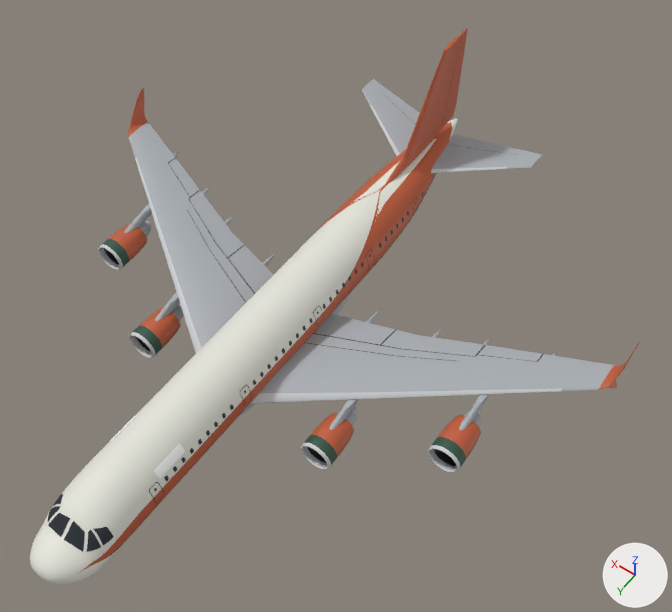
The glTF model public/assets/aeronaves/jaz-120.glb: old version first, new version second.
One viewpoint serves both versions: a camera (50 mm lens) standing at (-36.1, 43.7, 71.7) and looking at (-4.9, 0.1, 3.2). Every picture has the same lights, and +X, +Y and +Z are marked at lower right. The older version comes first. Where no turn or scale is listed for an object, it has been applied to the vertices. Vertices at exactly the same position are counted once.

Before the edit, the objects in view are built like this:
```python
ob_cintura = bpy.data.objects.new('cintura', me_m_cintura)
ob_cintura.location = (0.0, 0.0, 0.0)
ob_deriva = bpy.data.objects.new('deriva', me_deriva)
ob_deriva.location = (0.0, 0.0, 0.0)
ob_flap_fuera_derecha_piel = bpy.data.objects.new('flap-fuera-derecha-piel', me_m_flap_fuera_derecha_piel)
ob_flap_fuera_derecha_piel.location = (0.0, 0.0, 0.0)
ob_motor_0 = bpy.data.objects.new('motor-0', me_motor_0)
ob_motor_0.location = (0.0, 0.0, 0.0)
ob_motor_0_manguito = bpy.data.objects.new('motor-0-manguito', me_motor_0_manguito)
ob_motor_0_manguito.location = (0.0, 0.0, 0.0)
ob_motor_1 = bpy.data.objects.new('motor-1', me_motor_1)
ob_motor_1.location = (0.0, 0.0, 0.0)
ob_motor_1_manguito = bpy.data.objects.new('motor-1-manguito', me_motor_1_manguito)
ob_motor_1_manguito.location = (0.0, 0.0, 0.0)
ob_timon_de_direccion_piel = bpy.data.objects.new('timon-de-direccion-piel', me_m_timon_de_direccion_piel)
ob_timon_de_direccion_piel.location = (0.0, 0.0, 0.0)
# also in view: 'estabilizador' at (0.0, -24.6, 2.3); 'franja-fija' at (0.0, -0.5, -1.0); 'flap-fuera-izquierda-piel' at (-13.6, -3.6, -0.5); 'ala' at (0.0, 0.7, 0.9); 'fuselaje' at (0.0, 2.0, 0.1)
```
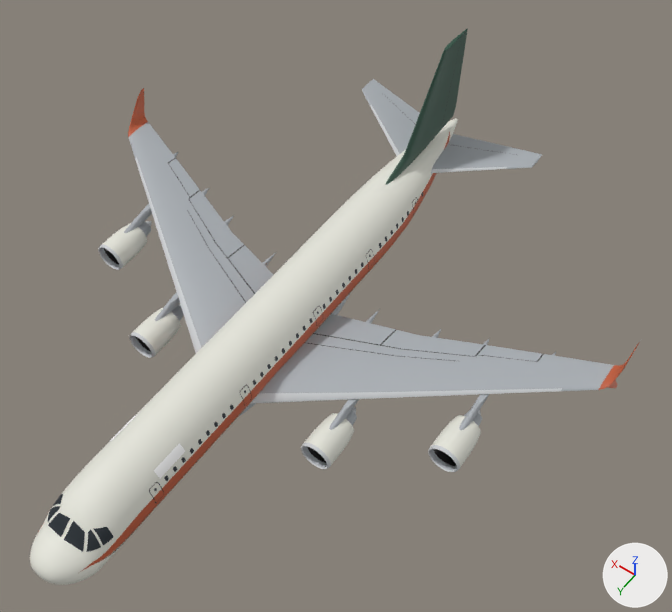
Scene script edits in JSON lines:
```json
{"op": "set", "path": "mat_cola.base_color", "old": "(0.523, 0.107, 0.0397)", "new": "(0.0272, 0.0835, 0.055)", "note": "orange #bf5c38 -> dark green #2e5242"}
{"block": "me_m_cintura", "where": "# used by ob_cintura; location = (0.0, 0.0, 0.0)"}
{"op": "remove", "block": "me_m_cintura", "code": "me_m_cintura.from_pydata(...)  # 2088 vertices, 3664 faces; spans x -3.4..3.4, y -28.8..32.2, z -0.9..3.5"}
{"op": "add", "block": "me_m_cintura", "code": "me_m_cintura.from_pydata(...)  # 1194 vertices, 1904 faces; spans x -3.4..3.4, y -27.5..32.2, z -0.9..2.6"}
{"block": "me_m_cintura", "change": "me_m_cintura part 1: 20 vertices moved within x -3.4..3.4, y 15.3..15.8, z -0.9..0.8; 1826 vertices removed from x -3.4..3.4, y -28.8..26.3, z -0.9..3.5; 932 vertices added at x -3.4..3.4, y -27.5..26.2, z -0.9..2.6"}
{"block": "me_motor_0", "where": "# used by ob_motor_0; location = (0.0, 0.0, 0.0)"}
{"op": "remove", "block": "me_motor_0", "code": "me_motor_0.from_pydata(...)  # 1516 vertices, 3024 faces; spans x -12.2..12.2, y 4.8..11.4, z -4.7..-1.5"}
{"op": "add", "block": "me_motor_0", "code": "me_motor_0.from_pydata(...)  # 1444 vertices, 2880 faces; spans x -12.2..12.2, y 4.8..11.4, z -4.7..-1.5"}
{"block": "me_motor_0", "change": "me_motor_0 part 2: 36 vertices removed from x 9.0..12.2, y 10.1, z -4.7..-1.5"}
{"block": "me_motor_0", "change": "me_motor_0 part 3: 36 vertices removed from x -12.2..-9.0, y 10.1, z -4.7..-1.5"}
{"block": "me_motor_0", "change": "me_motor_0 part 4: 288 faces spanning x -12.2..12.2, y 9.2..9.4, z -4.7..-1.5 switch from mat_capo (orange #bf5c38) to mat_casco (light grey #e3e3d9)"}
{"op": "remove", "block": "me_motor_0", "code": "me_motor_0.materials.append(mat_detalle)  # dark green #2e5242"}
{"block": "me_motor_1", "where": "# used by ob_motor_1; location = (0.0, 0.0, 0.0)"}
{"op": "remove", "block": "me_motor_1", "code": "me_motor_1.from_pydata(...)  # 1516 vertices, 3024 faces; spans x -22.0..22.0, y -1.1..5.5, z -3.7..-0.5"}
{"op": "add", "block": "me_motor_1", "code": "me_motor_1.from_pydata(...)  # 1444 vertices, 2880 faces; spans x -22.0..22.0, y -1.1..5.5, z -3.7..-0.5"}
{"block": "me_motor_1", "change": "me_motor_1 part 5: 36 vertices removed from x 18.8..22.0, y 4.1, z -3.7..-0.5"}
{"block": "me_motor_1", "change": "me_motor_1 part 6: 36 vertices removed from x -22.0..-18.8, y 4.1, z -3.7..-0.5"}
{"block": "me_motor_1", "change": "me_motor_1 part 7: 288 faces spanning x -22.0..22.0, y 3.2..3.5, z -3.7..-0.5 switch from mat_capo (orange #bf5c38) to mat_casco (light grey #e3e3d9)"}
{"op": "remove", "block": "me_motor_1", "code": "me_motor_1.materials.append(mat_detalle)  # dark green #2e5242"}
{"block": "me_motor_0_manguito", "where": "me_motor_0_manguito.from_pydata(...)  # 504 vertices, 1008 faces; spans x -12.2..12.2, y 7.1..9.2, z -4.7..-1.5"}
{"block": "me_motor_0_manguito", "where": "# used by ob_motor_0_manguito; location = (0.0, 0.0, 0.0)"}
{"block": "me_motor_0_manguito", "change": "me_motor_0_manguito part 8: all 576 faces that had it switch from mat_capo (orange #bf5c38) to mat_casco (light grey #e3e3d9)"}
{"block": "me_motor_1_manguito", "where": "me_motor_1_manguito.from_pydata(...)  # 504 vertices, 1008 faces; spans x -22.0..22.0, y 1.1..3.2, z -3.7..-0.5"}
{"block": "me_motor_1_manguito", "where": "# used by ob_motor_1_manguito; location = (0.0, 0.0, 0.0)"}
{"block": "me_motor_1_manguito", "change": "me_motor_1_manguito part 9: all 576 faces that had it switch from mat_capo (orange #bf5c38) to mat_casco (light grey #e3e3d9)"}
```

Location of each change, [x1, y1, x2, y2] in pixels of the pictures (672 x 612 px; the box of a moved part takes in the faces that stretch with it):
```json
{"object": "cintura", "change": "reshaped", "before": [38, 122, 452, 572], "after": [38, 132, 450, 572]}
{"object": "deriva", "change": "recoloured", "before": [386, 29, 467, 184], "after": [386, 29, 467, 184], "on screen": "darker"}
{"object": "timon-de-direccion-piel", "change": "recoloured", "before": [443, 28, 468, 122], "after": [443, 28, 468, 122], "on screen": "darker"}
{"part": 1, "of": "me_m_cintura", "change": "moved or reshaped", "before": [218, 122, 452, 438], "after": [218, 132, 450, 438]}
{"part": 2, "of": "me_motor_0", "change": "deleted", "before": [133, 321, 167, 355]}
{"part": 3, "of": "me_motor_0", "change": "deleted", "before": [304, 430, 341, 465]}
{"part": 4, "of": "me_motor_0", "change": "recoloured", "before": [143, 319, 343, 452], "after": [143, 319, 343, 452]}
{"part": 5, "of": "me_motor_1", "change": "deleted", "before": [101, 235, 134, 267]}
{"part": 6, "of": "me_motor_1", "change": "deleted", "before": [430, 432, 470, 467]}
{"part": 7, "of": "me_motor_1", "change": "recoloured", "before": [113, 233, 471, 455], "after": [113, 233, 471, 455]}
{"part": 8, "of": "me_motor_0_manguito", "change": "recoloured", "before": [147, 308, 354, 450], "after": [147, 308, 354, 450]}
{"part": 9, "of": "me_motor_1_manguito", "change": "recoloured", "before": [114, 223, 481, 451], "after": [114, 223, 481, 451]}
```
